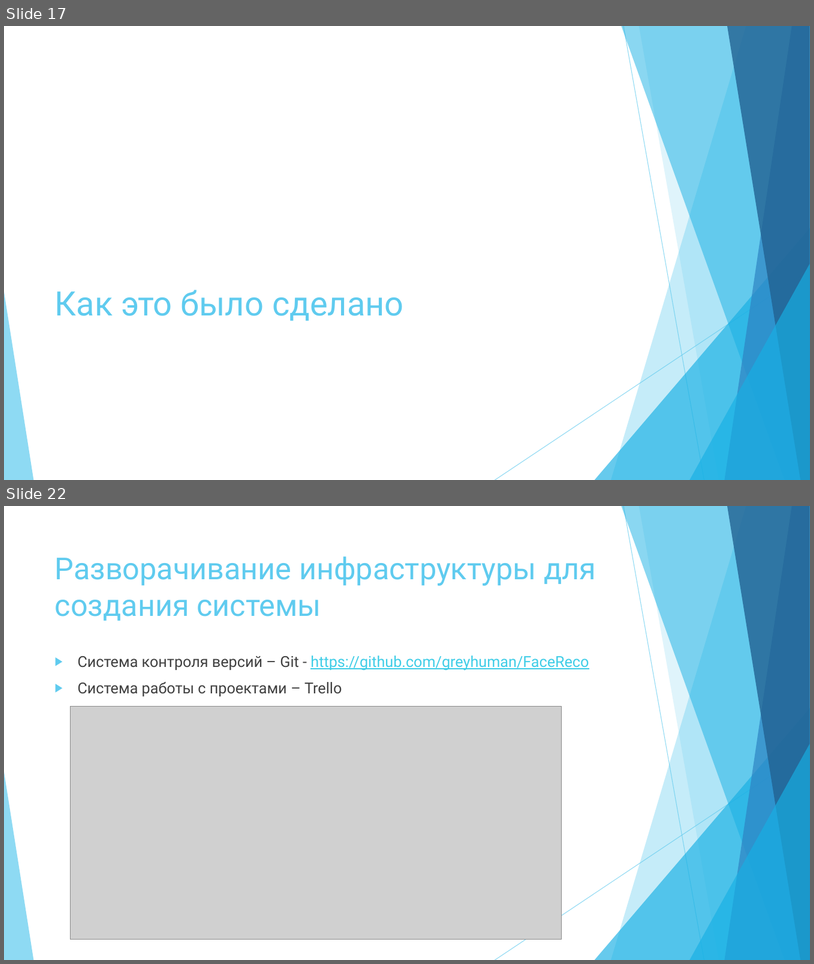
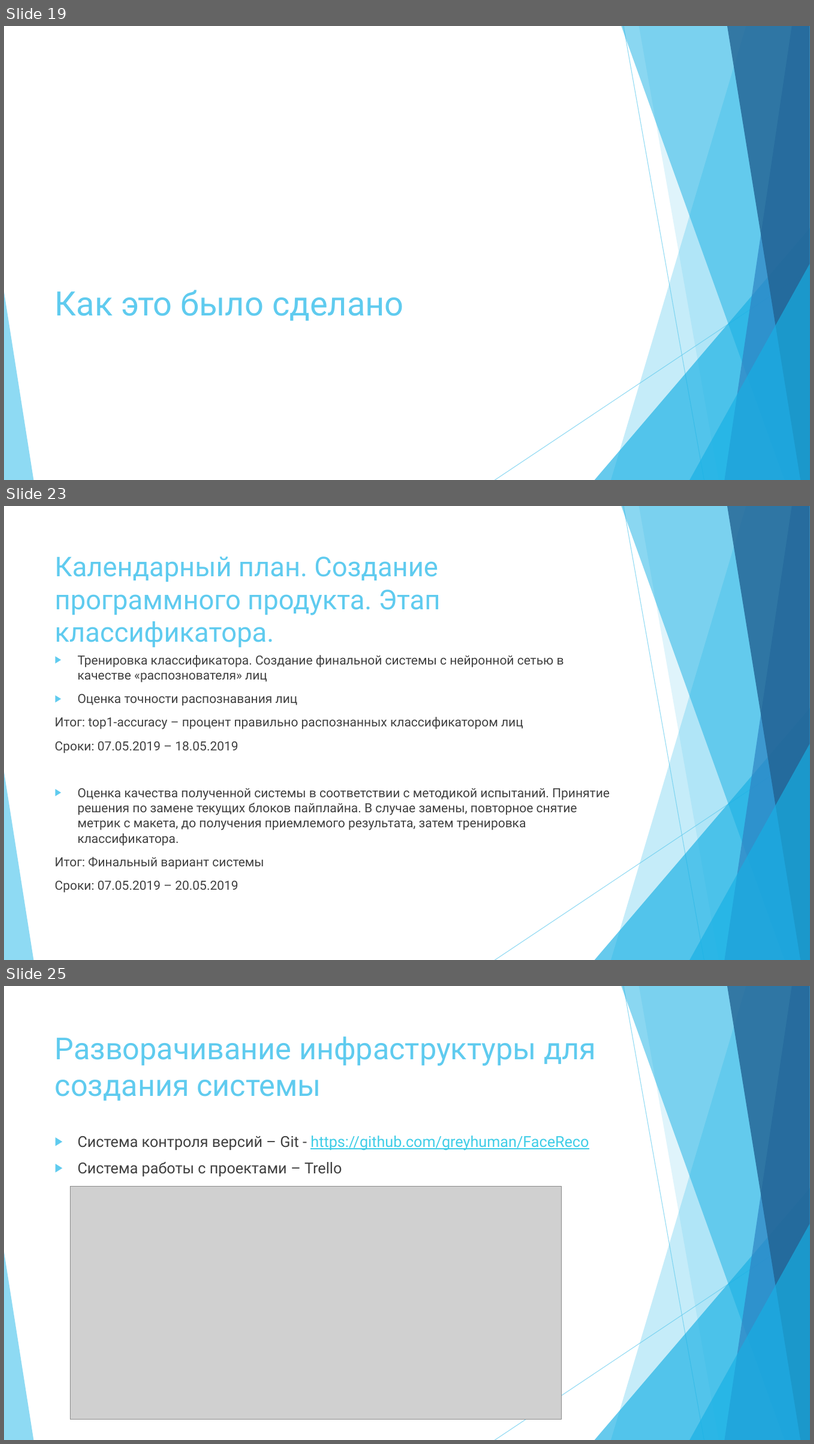
Before and after one commit to greyhuman/FaceReco, a slide deck: docs/external/Итоговая презентация.pptx. Shown one above the other, each under a label of ours: slides 17 and 22 before the commit, slides 19, 23 and 25 after it; the slides between them are not shown. The pictures are 814x964 and 814x1444 pixels, drawn with LibreOffice and Linux fonts; fonts in the diff are those of the drawing; grey boxes stand for pictures. Boxes give left, top, right and bottom in pixels: in the first picture for what was removed or moved away, otherwise in the second. Text is boxed around its words. In the diff, an @@ line names an element or a change of style, - is before the commit and + after.

```diff
--- a/docs/external/Итоговая презентация.pptx
+++ b/docs/external/Итоговая презентация.pptx
@@ slide 23 added at (4, 506, 810, 960), background #FFFFFF; not listed: 10 template elements that a slide beside it also shows @@
@@ title added at (55, 556, 441, 647), 32.4 pt, text #5FCBEF @@
+Календарный план. Создание программного продукта. Этап классификатора.
@@ text added at (55, 655, 610, 892), 15 pt, text #404040 @@
+▶ Тренировка классификатора. Создание финальной системы с нейронной сетью в качестве «распознователя» лиц
+▶ Оценка точности распознавания лиц
+Итог: top1-accuracy – процент правильно распознанных классификатором лиц
+Сроки: 07.05.2019 – 18.05.2019
+▶ Оценка качества полученной системы в соответствии с методикой испытаний. Принятие решения по замене текущих блоков пайплайна. В случае замены, повторное снятие метрик с макета, до получения приемлемого результата, затем тренировка классификатора.
+Итог: Финальный вариант системы
+Сроки: 07.05.2019 – 20.05.2019
@@ what was slide 17 is now slide 19 @@
@@ what was slide 22 is now slide 25 @@
```
Also in this commit, not shown: 5 slides changed, 2 other slides added.
